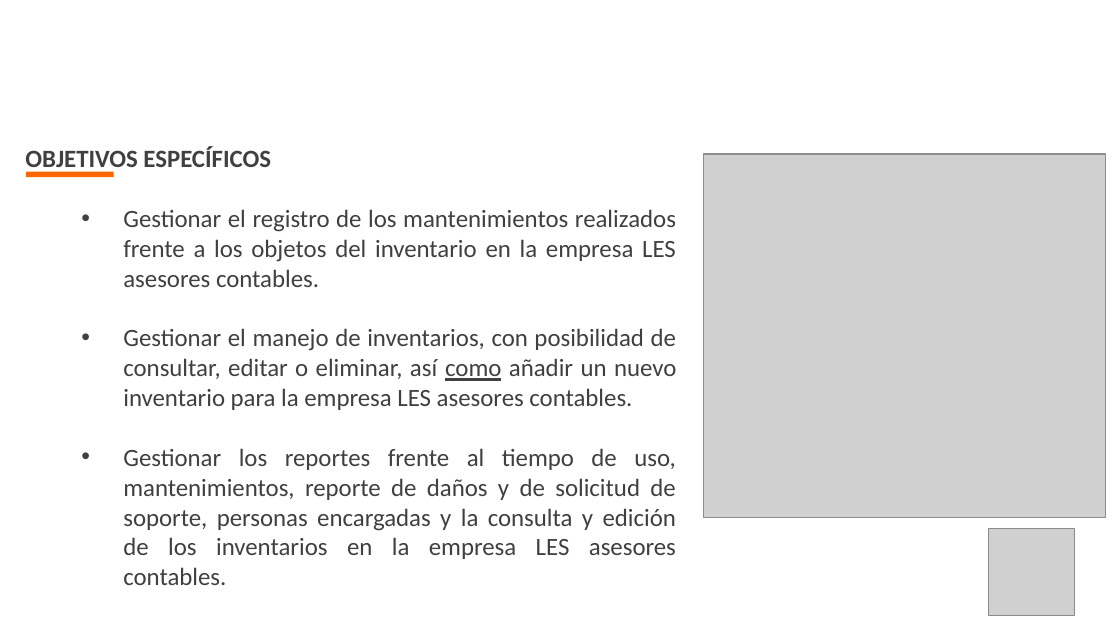
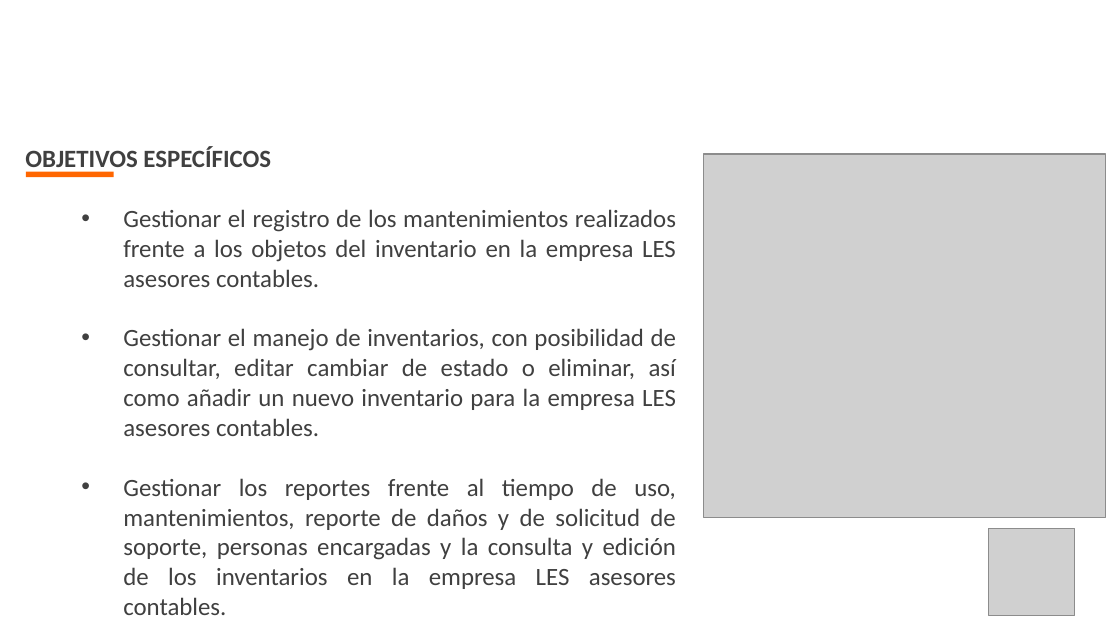
Before and after one commit to alejaleo/proyecto_segi, a slide deck: slide 9 of proyecto_formativo/documentacion/1er_trimestre/1_Presentación_Sustentacion.pptx. Drawn at 1120x630 pixels with LibreOffice and Linux fonts; fonts in the diff are those of the drawing; grey boxes stand for pictures; background and template pictures are left out. Boxes give left, top, right and bottom in pixels: in the first picture for what was removed or moved away, otherwise in the second. Text is boxed around its words. In the diff, an @@ line names an element or a change of style, - is before the commit and + after.

```diff
--- a/proyecto_formativo/documentacion/1er_trimestre/1_Presentación_Sustentacion.pptx
+++ b/proyecto_formativo/documentacion/1er_trimestre/1_Presentación_Sustentacion.pptx
@@ text at box(123, 328, 676, 436): text changed @@
-  • Gestionar el manejo de inventarios, con posibilidad de consultar, editar o eliminar, así como añadir un nuevo inventario para la empresa LES asesores contables.
+  • Gestionar el manejo de inventarios, con posibilidad de consultar, editar cambiar de estado o eliminar, así como añadir un nuevo inventario para la empresa LES asesores contables.
```
Also in this commit, not shown: 1 other file.
